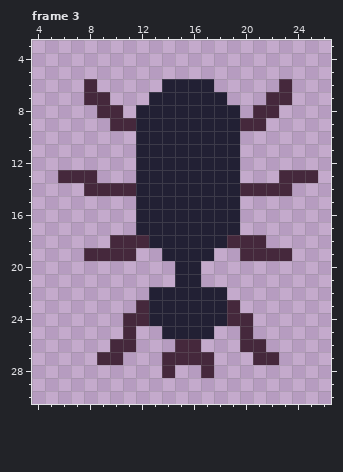
Two states of a pixel-art file, TheGame/Sprites/ant.aseprite. That is the earlier state.
32x32 pixels, 4 frames. Shown: frame 3: x 4..26, y 3..30. The commit also changed other frames, which this record leaves out.
The same view after the edit:
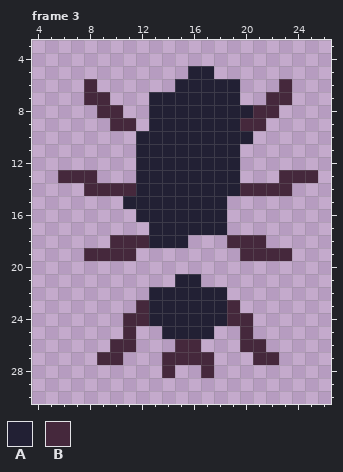
Palette (. is transparent): A #222034  B #45283c
From old to new:
Frame 3, layer "Base":
y 5: x 16..17 .. -> AA
y 6: x 14 A -> .; x 18..19 .. -> AA
y 7: x 19 . -> A
y 8: x 12 A -> .; x 20 . -> A
y 9: x 12 A -> .
y 10: x 20 . -> A
y 15: x 11 . -> A; x 19 A -> .
y 16: x 19 A -> .
y 17: x 12 A -> .; x 19 A -> .
y 18: x 16..18 AAA -> ...
y 19: x 14..17 AAAA -> ....
y 20: x 15..16 AA -> ..
Changed places in both pictures, as pixel boxes (x1, y1, x2, y2):
changed: (136, 66, 253, 144)
changed: (123, 196, 240, 274)
